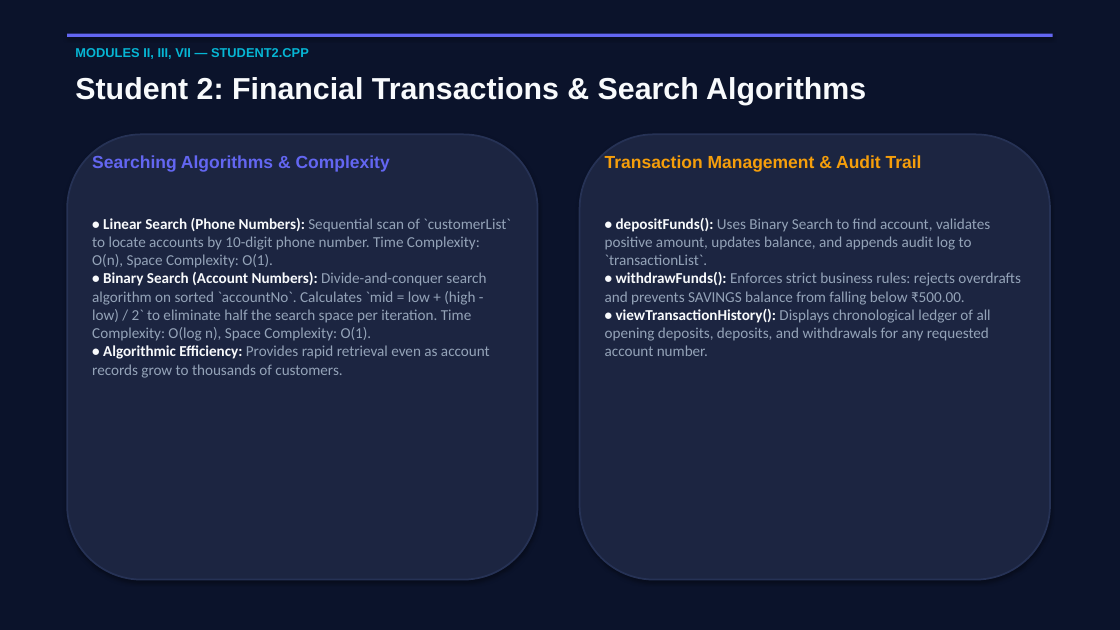
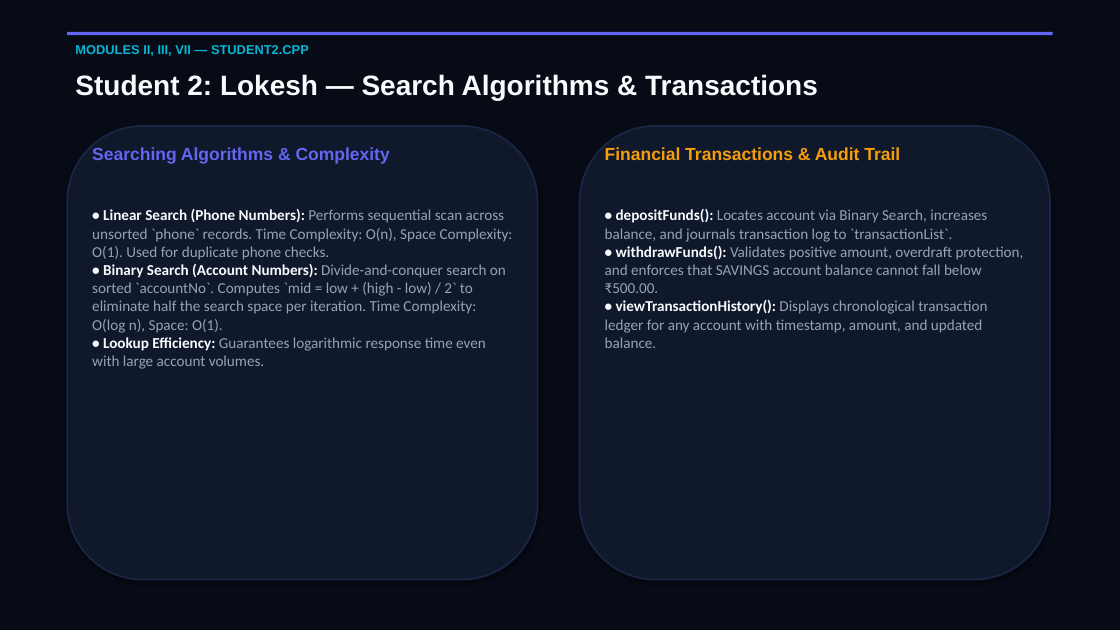
Before and after one commit to manikantareddemoni-glitch/bank-management-system, a slide deck: slide 6 of Bank_Management_System_Presentation.pptx. Drawn at 1120x630 pixels with LibreOffice and Linux fonts; fonts in the diff are those of the drawing. Boxes give left, top, right and bottom in pixels: in the first picture for what was removed or moved away, otherwise in the second. Text is boxed around its words. In the diff, an @@ line names an element or a change of style, - is before the commit and + after.

```diff
--- a/Bank_Management_System_Presentation.pptx
+++ b/Bank_Management_System_Presentation.pptx
@@ rectangle at <box>0,0,1120,630</box>: fill #0B132B to #070B16 @@
@@ text at <box>75,74,818,100</box>: text changed; size 26 to 24 pt @@
-Student 2: Financial Transactions & Search Algorithms
+Student 2: Lokesh — Search Algorithms & Transactions
@@ rounded rectangle: place and size @@
-rounded rectangle at <box>67,134,538,580</box>
+rounded rectangle at <box>67,126,538,580</box>
@@ rounded rectangle at <box>67,126,538,580</box>: fill #1C2541 to #10182C; outline #263255 1.5 pt to #1A2644 1.5 pt @@
@@ text "Searching Algorithms & Complexity": place and size @@
-text "Searching Algorithms & Complexity" at <box>92,155,390,172</box>
+text "Searching Algorithms & Complexity" at <box>92,147,390,164</box>
@@ rounded rectangle at <box>580,126,1050,580</box>: fill #1C2541 to #10182C; outline #263255 1.5 pt to #1A2644 1.5 pt @@
@@ rounded rectangle: place and size @@
-rounded rectangle at <box>580,134,1050,580</box>
+rounded rectangle at <box>580,126,1050,580</box>
@@ text at <box>605,147,900,160</box>: text changed @@
-Transaction Management & Audit Trail
+Financial Transactions & Audit Trail
@@ text at <box>92,209,513,369</box>: text changed @@
-• Linear Search (Phone Numbers): Sequential scan of `customerList` to locate accounts by 10-digit phone number. Time Complexity: O(n), Space Complexity: O(1).
-• Binary Search (Account Numbers): Divide-and-conquer search algorithm on sorted `accountNo`. Calculates `mid = low + (high - low) / 2` to eliminate half the search space per iteration. Time Complexity: O(log n), Space Complexity: O(1).
-• Algorithmic Efficiency: Provides rapid retrieval even as account records grow to thousands of customers.
+• Linear Search (Phone Numbers): Performs sequential scan across unsorted `phone` records. Time Complexity: O(n), Space Complexity: O(1). Used for duplicate phone checks.
+• Binary Search (Account Numbers): Divide-and-conquer search on sorted `accountNo`. Computes `mid = low + (high - low) / 2` to eliminate half the search space per iteration. Time Complexity: O(log n), Space: O(1).
+• Lookup Efficiency: Guarantees logarithmic response time even with large account volumes.
@@ text at <box>605,209,1024,348</box>: text changed @@
-• depositFunds(): Uses Binary Search to find account, validates positive amount, updates balance, and appends audit log to `transactionList`.
-• withdrawFunds(): Enforces strict business rules: rejects overdrafts and prevents SAVINGS balance from falling below ₹500.00.
-• viewTransactionHistory(): Displays chronological ledger of all opening deposits, deposits, and withdrawals for any requested account number.
+• depositFunds(): Locates account via Binary Search, increases balance, and journals transaction log to `transactionList`.
+• withdrawFunds(): Validates positive amount, overdraft protection, and enforces that SAVINGS account balance cannot fall below ₹500.00.
+• viewTransactionHistory(): Displays chronological transaction ledger for any account with timestamp, amount, and updated balance.
```
Also in this commit, not shown: 11 other slides changed, 2 slides added, 2 slides removed, 1 other file.
